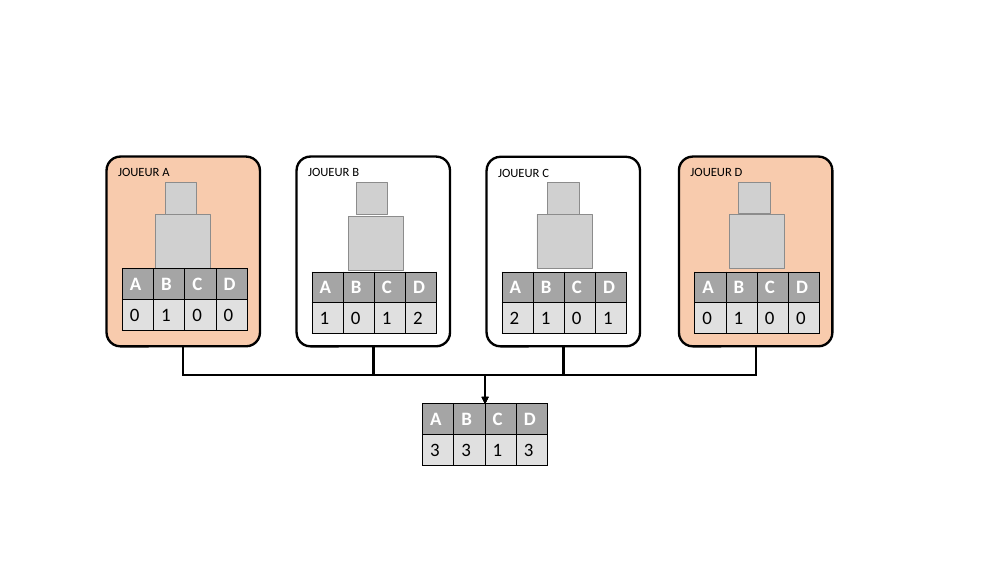
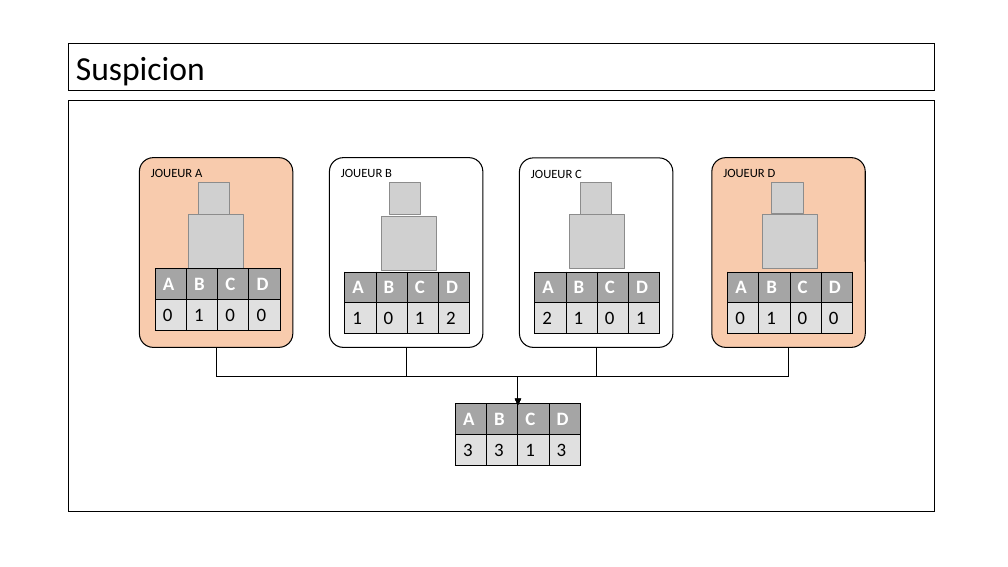
Before and after one commit to konamdav/Loup-Garou, a slide deck: slide 16 of Soutenance.pptx (slide 15 before the commit). Drawn at 1008x567 pixels with LibreOffice and Linux fonts; fonts in the diff are those of the drawing; grey boxes stand for pictures; background and template pictures are left out. Boxes give left, top, right and bottom in pixels: in the first picture for what was removed or moved away, otherwise in the second. Text is boxed around its words. In the diff, an @@ line names an element or a change of style, - is before the commit and + after.

```diff
--- a/Soutenance.pptx
+++ b/Soutenance.pptx
@@ rectangle added at (69,44,935,91), fill #FFFFFF at 48% opacity, outline #000000 1 pt, 32 pt, text #000000 @@
+Suspicion
@@ rectangle added at (69,101,935,512), fill #FFFFFF at 48% opacity, outline #000000 1 pt @@
@@ outline #000000 2.25 pt to #000000 1 pt in 4 elements at (139,158,293,348), (520,158,673,348), (712,158,866,348), (330,158,483,348) @@
@@ elbow arrow (216, 348) - (518, 405): stroke #000000 2.25 pt to #000000 1 pt @@
@@ 3 pictures, 2 tables, 1 rounded rectangle, 1 elbow arrow: place and size @@
-3 pictures, 2 tables, 1 rounded rectangle, 1 elbow arrow at (107,157,547,464)
+3 pictures, 2 tables, 1 rounded rectangle, 1 elbow arrow at (139,158,579,464)
@@ elbow arrow (406, 348) - (518, 405): stroke #000000 2.25 pt to #000000 1 pt @@
@@ 5 pictures, 3 tables, 3 rounded rectangles, 3 elbow arrows: place and size @@
-5 pictures, 3 tables, 3 rounded rectangles, 3 elbow arrows at (183,157,833,404)
+5 pictures, 3 tables, 3 rounded rectangles, 3 elbow arrows at (216,158,866,405)
@@ elbow arrow (789, 348) - (518, 405): stroke #000000 2.25 pt to #000000 1 pt @@
@@ elbow arrow (597, 348) - (518, 405): stroke #000000 2.25 pt to #000000 1 pt @@
```
Also in this commit, not shown: 12 other slides changed, 5 slides added, 3 slides removed.
